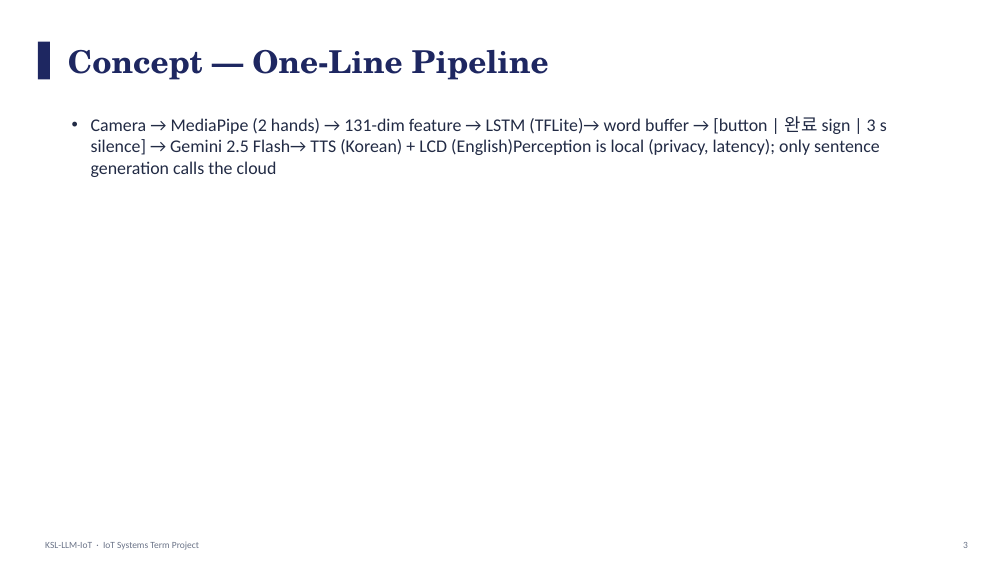
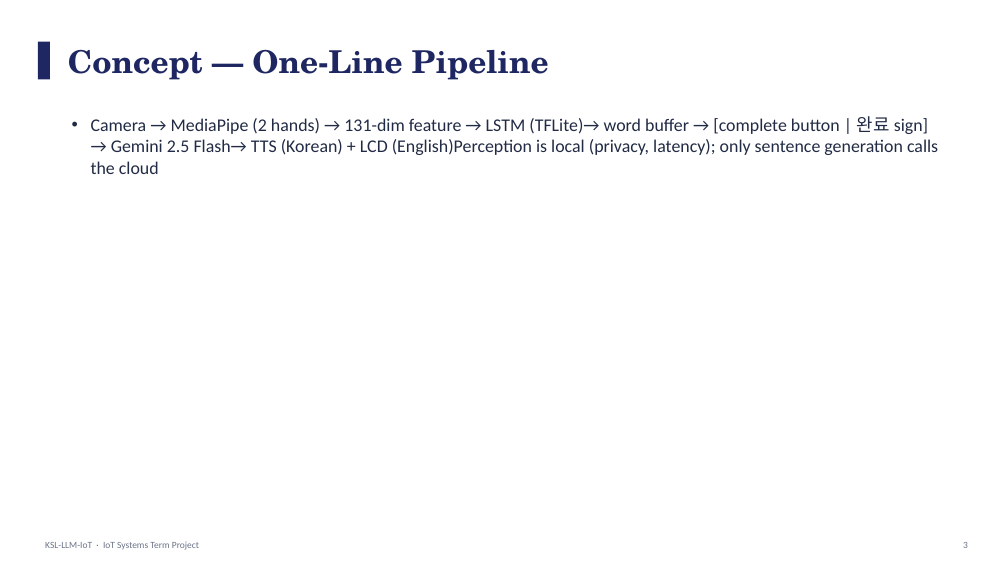
Before and after one commit to andrew427dev/KSL-LLM-IoT, a slide deck: slide 3 of docs/KSL-LLM-IoT_Slides.pptx. Drawn at 1008x567 pixels with LibreOffice and Linux fonts; fonts in the diff are those of the drawing. Boxes give left, top, right and bottom in pixels: in the first picture for what was removed or moved away, otherwise in the second. Text is boxed around its words. In the diff, an @@ line names an element or a change of style, - is before the commit and + after.

```diff
--- a/docs/KSL-LLM-IoT_Slides.pptx
+++ b/docs/KSL-LLM-IoT_Slides.pptx
@@ text at (91,116,938,174): text changed @@
-• Camera → MediaPipe (2 hands) → 131-dim feature → LSTM (TFLite)→ word buffer → [button | 완료 sign | 3 s silence] → Gemini 2.5 Flash→ TTS (Korean) + LCD (English)Perception is local (privacy, latency); only sentence generation calls the cloud
+• Camera → MediaPipe (2 hands) → 131-dim feature → LSTM (TFLite)→ word buffer → [complete button | 완료 sign] → Gemini 2.5 Flash→ TTS (Korean) + LCD (English)Perception is local (privacy, latency); only sentence generation calls the cloud
```
Also in this commit, not shown: 5 other slides changed, 12 other files.
